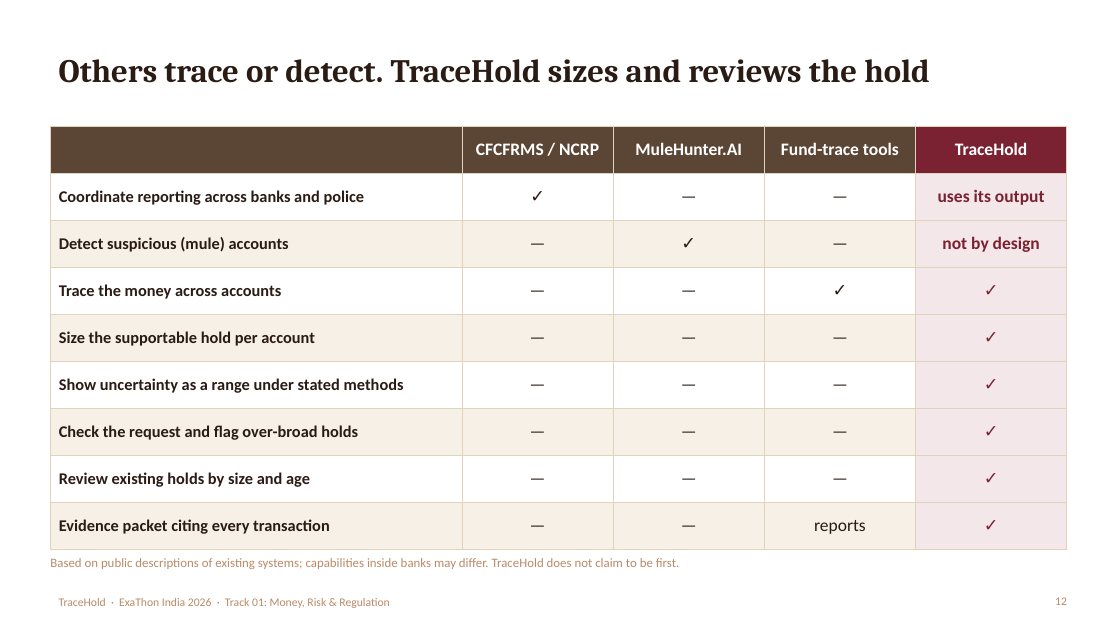
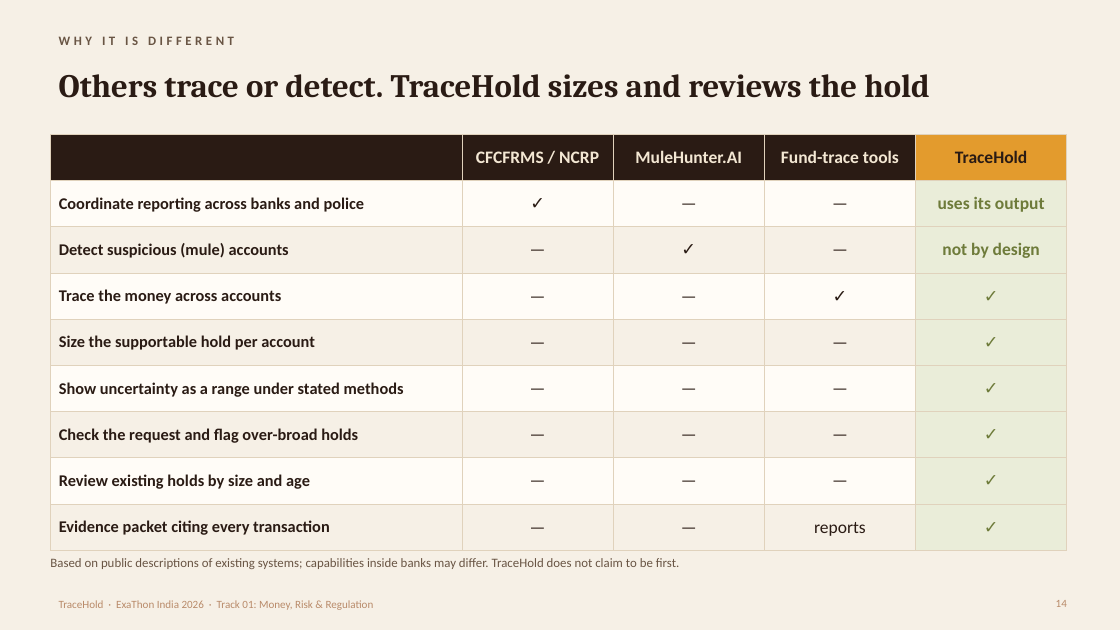
Before and after one commit to lisamehta0791/TraceHold, a slide deck: slide 14 of docs/TraceHold-Pitch-Deck.pptx (slide 12 before the commit). Drawn at 1120x630 pixels with LibreOffice and Linux fonts; fonts in the diff are those of the drawing. Boxes give left, top, right and bottom in pixels: in the first picture for what was removed or moved away, otherwise in the second. Text is boxed around its words. In the diff, an @@ line names an element or a change of style, - is before the commit and + after.

```diff
--- a/docs/TraceHold-Pitch-Deck.pptx
+++ b/docs/TraceHold-Pitch-Deck.pptx
@@ background #FFFFFF to #F6F0E6 @@
@@ title "Others trace or detect. TraceHold ..." moved from (x1=59, y1=59, x2=930, y2=83) to (x1=59, y1=74, x2=930, y2=98) @@
@@ text added at (x1=59, y1=36, x2=234, y2=45), 11 pt, text #695544, bold @@
+WHY IT IS DIFFERENT
@@ table at (x1=50, y1=134, x2=1067, y2=540) @@
@@ fill #5B4636 to #2A1B14 in 4 cells @@
@@ fill #7A2232 to #E39B2D in row 1, column 5 @@
@@ fill #FFFFFF to #FFFCF7 in 16 cells @@
@@ fill #F3E7E9 to #EAEDD9 in 8 cells @@
@@ text colour #FFFFFF to #F3E7D3 in "CFCFRMS / NCRP", "MuleHunter.AI", "Fund-trace tools" @@
@@ text colour #FFFFFF to #2A1B14 in "TraceHold" @@
@@ text colour #7A2232 to #6E7B3A in "uses its output", "not by design", "✓", "✓" and 4 more places @@
@@ table resized from (x1=50, y1=126, x2=1067, y2=538) to (x1=50, y1=134, x2=1067, y2=540) @@
@@ text "Based on public descriptions of ..." at (x1=50, y1=558, x2=679, y2=569): text colour #B98B6A to #695544 @@
@@ text "TraceHold · ExaThon India 2026 ..." at (x1=59, y1=600, x2=374, y2=610): size 10 to 9.5 pt @@
@@ page number removed at (x1=1055, y1=597, x2=1067, y2=605) @@
-12
@@ page number added at (x1=1056, y1=600, x2=1067, y2=607), 9.5 pt, text #B98B6A @@
+14
```
Also in this commit, not shown: 15 other slides changed, 2 slides added, 7 other files.
